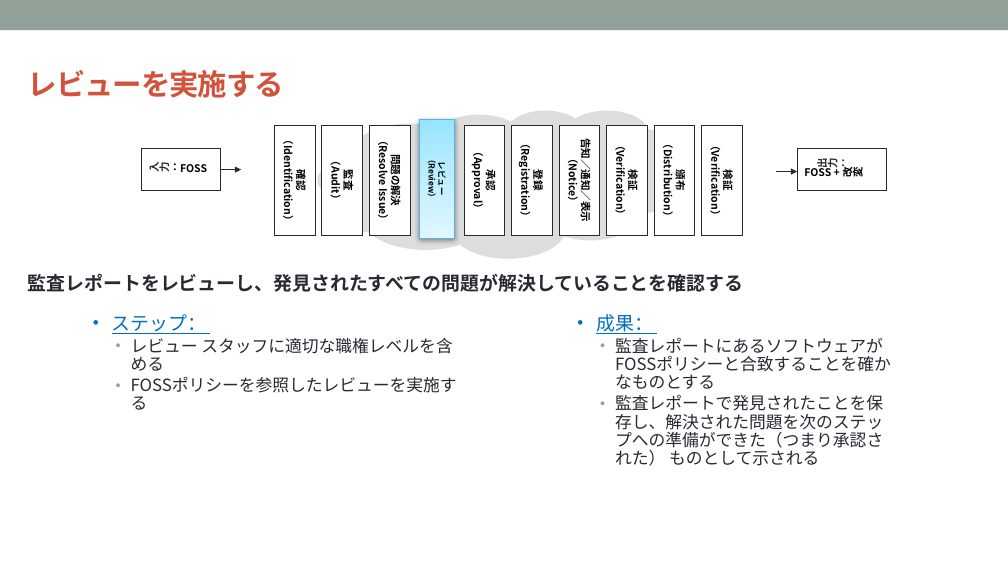
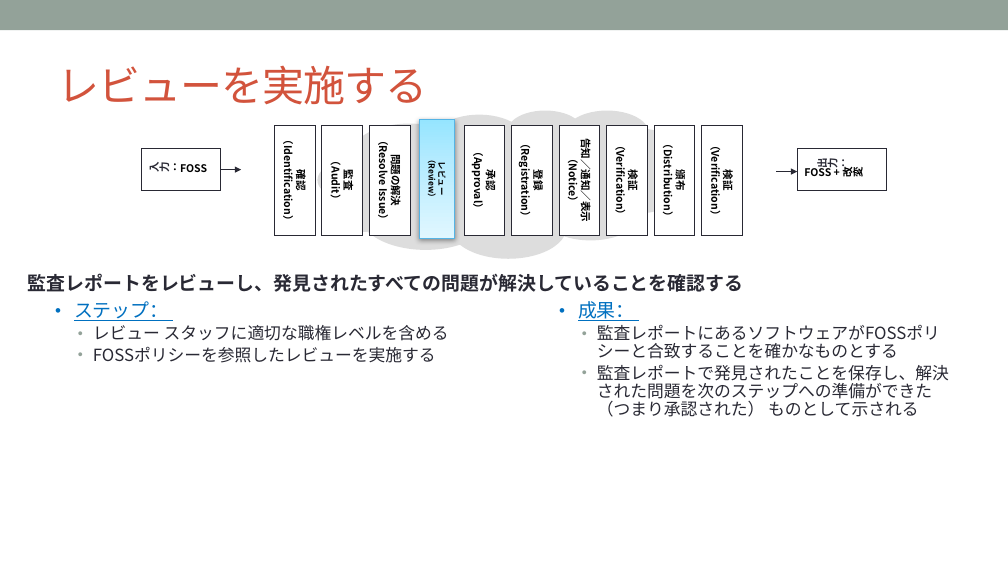
Before and after one commit to OpenChain-Project/Curriculum-Translation-JP, a slide deck: slide 62 of REVIEW/Version_for_v1.1/openchain-curriculum-for-1-1_JP_review_tani.pptx (slide 63 before the commit). Drawn at 1008x567 pixels with LibreOffice and Linux fonts; fonts in the diff are those of the drawing; background and template pictures are left out. Boxes give left, top, right and bottom in pixels: in the first picture for what was removed or moved away, otherwise in the second. Text is boxed around its words. In the diff, an @@ line names an element or a change of style, - is before the commit and + after.

```diff
--- a/REVIEW/Version_for_v1.1/openchain-curriculum-for-1-1_JP_review_tani.pptx
+++ b/REVIEW/Version_for_v1.1/openchain-curriculum-for-1-1_JP_review_tani.pptx
@@ text "レビューを実施する" moved from (x1=28, y1=70, x2=284, y2=98) to (x1=58, y1=65, x2=427, y2=105) @@
@@ text "レビューを実施する" at (x1=58, y1=65, x2=427, y2=105): size 28 to 40 pt, bold off @@
@@ text "ステップ：" rewrapped from (x1=112, y1=314, x2=452, y2=371) to (x1=74, y1=301, x2=449, y2=363) @@
@@ text "成果：" rewrapped from (x1=596, y1=314, x2=883, y2=466) to (x1=578, y1=301, x2=949, y2=417) @@
```
Also in this commit, not shown: 46 other slides changed, 2 slides removed.
